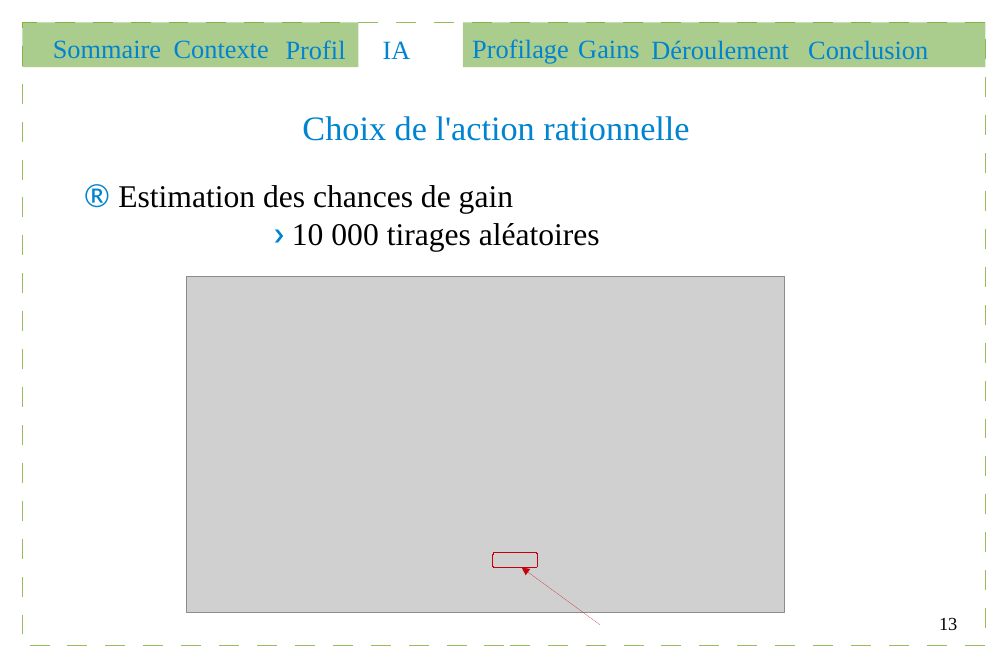
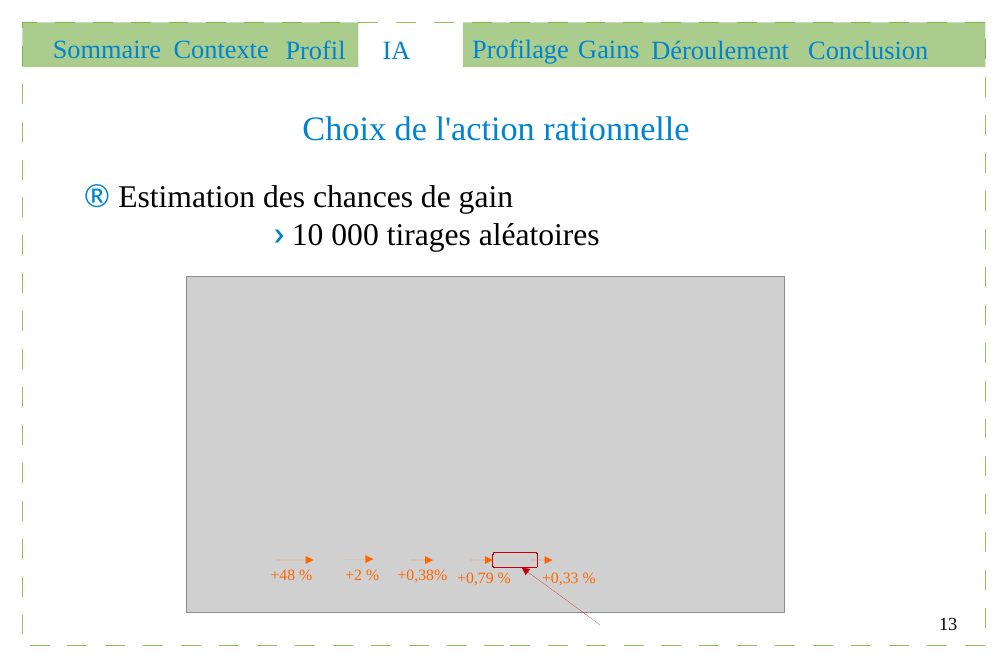
Before and after one commit to Gouga34/TERM1_Poker, a slide deck: slide 13 of Soutenance/presentation.odp. Drawn at 1008x672 pixels with LibreOffice and Linux fonts; fonts in the diff are those of the drawing; grey boxes stand for pictures. Boxes give left, top, right and bottom in pixels: in the first picture for what was removed or moved away, otherwise in the second. Text is boxed around its words. In the diff, an @@ line names an element or a change of style, - is before the commit and + after.

```diff
--- a/Soutenance/presentation.odp
+++ b/Soutenance/presentation.odp
@@ text added at <box>271,569,296,580</box>, 12 pt, text #FF6600 @@
++48 %
@@ arrow added from (276, 560) to (314, 560), #FF6600 0 pt @@
@@ arrow added from (343, 559) to (374, 559), #FF6600 0 pt @@
@@ text added at <box>345,569,362,580</box>, 12 pt, text #FF6600 @@
++2 %
@@ text added at <box>398,569,448,582</box>, 12 pt, text #FF6600 @@
++0,38%
@@ arrow added from (411, 560) to (433, 560), #FF6600 0 pt @@
@@ arrow added from (470, 560) to (493, 560), #FF6600 0 pt @@
@@ arrow added from (530, 560) to (553, 560), #FF6600 0 pt @@
@@ text added at <box>457,572,493,585</box>, 12 pt, text #FF6600 @@
++0,79 %
@@ text added at <box>542,572,578,586</box>, 12 pt, text #FF6600 @@
++0,33 %
```
Also in this commit, not shown: 7 other slides changed.
